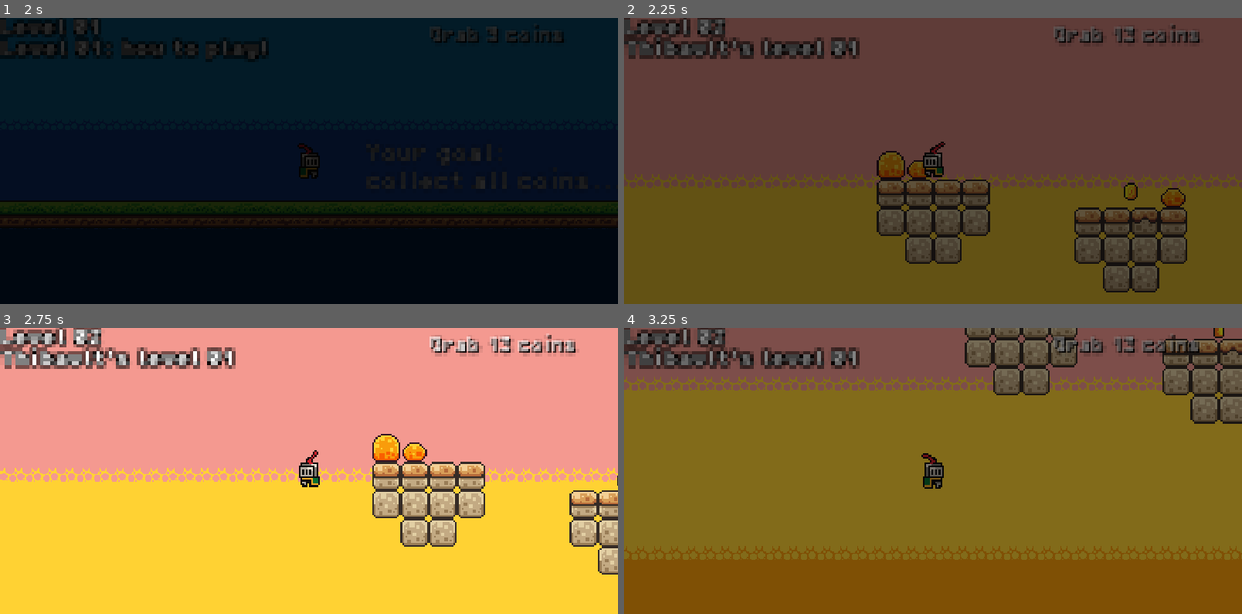
Above: before the commit, frames 1-4 (two rows, left to right).
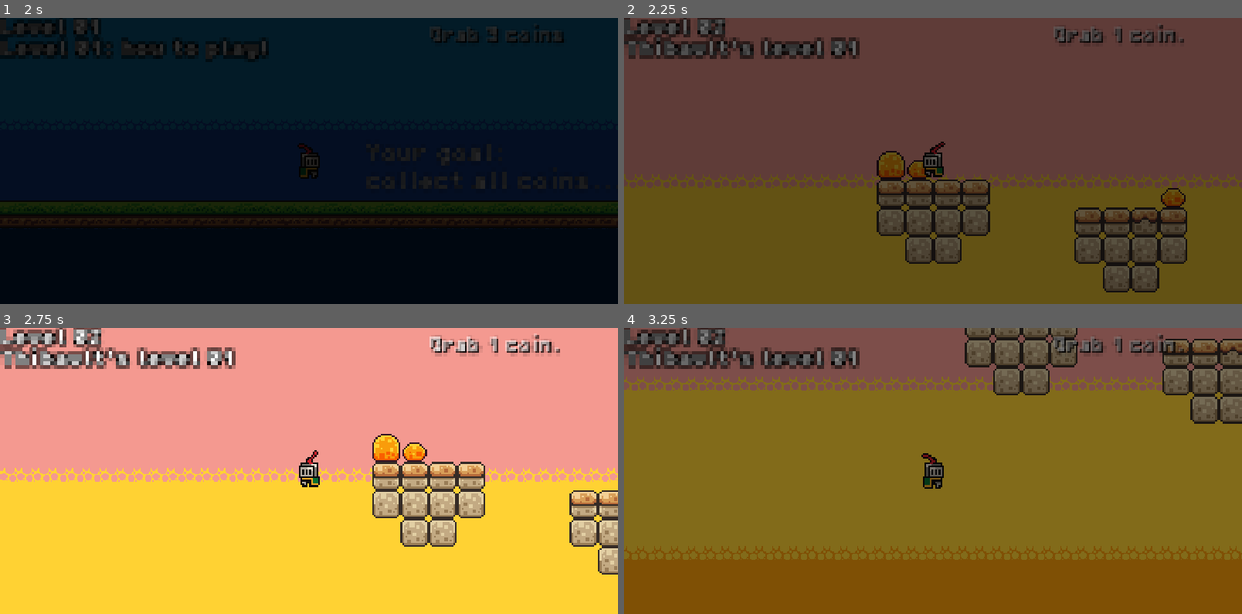
Above: after the commit, the same moments.

Repository: olivierpons/godot-prout-2d
Game: Godot game, scene res://scene/levels/level_01.tscn
Same seed, same stepped clock (60 frames per second), same inputs: the game is played once before the commit and once after it.
Inputs:
- Up to frame 1 (2 s): hold Delete (jump) 0.53-1.28 s; hold D (move_right) from 0.53 s (still down); tap X (next_level) at 1.35 s; tap Delete (jump) at 1.52, 1.55, 1.82 s
- Up to frame 2 (2.25 s): release D (move_right) at 2.03 s; hold A (move_left) from 2.03 s (still down); hold Delete (jump) from 2.03 s (still down)
- Up to frame 3 (2.75 s): keep holding A (move_left); keep holding Delete (jump)
- Up to frame 4 (3.25 s): release A (move_left) at 2.78 s; release Delete (jump) at 2.78 s; hold D (move_right) from 2.78 s (still down); tap X (next_level) at 2.85 s; tap Delete (jump) at 3.02, 3.05 s

Frame 1 is identical in both runs. In frame 2, 0.4% of the frame differs, in the area x 80-94%, y 2-64%; in frame 3, 0.5%, in the area x 80-100%, y 1-56%; in frame 4, 0.4%.

Commit message:
Remake everything work.

Diff:
--- a/project.godot
+++ b/project.godot
@@ -77,4 +77,5 @@
 [rendering]
 
 textures/canvas_textures/default_texture_filter=0
+renderer/rendering_method="mobile"
 textures/vram_compression/import_etc2_astc=true
--- a/scene/exit_door.tscn
+++ b/scene/exit_door.tscn
@@ -2,7 +2,7 @@
 
 [ext_resource type="Script" path="res://scripts/exit_door.gd" id="1_ebc77"]
 [ext_resource type="Texture2D" uid="uid://dqxs6pnmklux0" path="res://assets/sprites/world_tileset.png" id="1_jh7ym"]
-[ext_resource type="AudioStream" uid="uid://cfew7bnu6f6jy" path="res://assets/sounds/Spell General Generic Big Reverse -001.wav" id="3_amka7"]
+[ext_resource type="AudioStream" uid="uid://uxgjri0sfghn" path="res://assets/sounds/door-open - comfused.mp3" id="3_58h38"]
 
 [sub_resource type="ParticleProcessMaterial" id="ParticleProcessMaterial_v7b3h"]
 particle_flag_disable_z = true
@@ -116,7 +116,7 @@
 offset = Vector2(0, -16)
 
 [node name="AudioStreamPlayer2D" type="AudioStreamPlayer2D" parent="."]
-stream = ExtResource("3_amka7")
+stream = ExtResource("3_58h38")
 
 [node name="AnimationPlayer" type="AnimationPlayer" parent="."]
 libraries = {
--- a/scene/game_manager.tscn
+++ b/scene/game_manager.tscn
@@ -9,7 +9,7 @@
 
 [node name="TimerOpenDoor" type="Timer" parent="."]
 unique_name_in_owner = true
-wait_time = 0.5
+wait_time = 0.01
 one_shot = true
 
 [connection signal="timeout" from="TimerOpenDoor" to="." method="_on_timer_open_door_timeout"]
--- a/scene/levels/level_02.tscn
+++ b/scene/levels/level_02.tscn
@@ -1,11 +1,10 @@
-[gd_scene load_steps=15 format=3 uid="uid://be4bsvsdngcrg"]
+[gd_scene load_steps=14 format=3 uid="uid://be4bsvsdngcrg"]
 
-[ext_resource type="Script" path="res://scripts/game_manager.gd" id="1_6wlji"]
+[ext_resource type="PackedScene" uid="uid://dbqa0fqutqm5" path="res://scene/game_manager.tscn" id="1_y57b0"]
 [ext_resource type="TileSet" uid="uid://dr6s6qitbkdru" path="res://scene/tileset_game.tres" id="2_3xocm"]
 [ext_resource type="PackedScene" uid="uid://cspicwn3k6q4e" path="res://scene/player.tscn" id="3_oe2p5"]
 [ext_resource type="FontFile" uid="uid://dgfh8ygbmywbn" path="res://assets/fonts/PixelOperator8.ttf" id="4_kg50v"]
 [ext_resource type="PackedScene" uid="uid://cpjysr1oeb3yc" path="res://scene/mobile_actions.tscn" id="5_6x2q5"]
-[ext_resource type="AudioStream" uid="uid://5jcpj5fneyv6" path="res://assets/music/Calm_Collection_V2_3min_5s_Loop.mp3" id="5_ndnjy"]
 [ext_resource type="PackedScene" uid="uid://dj1pcbx3uhi5j" path="res://scene/mobile_joystick.tscn" id="6_osa01"]
 [ext_resource type="FontFile" uid="uid://bs6mhkgo5fbma" path="res://assets/fonts/PixelOperator8-Bold.ttf" id="7_anomp"]
 [ext_resource type="PackedScene" uid="uid://dojjd3ps2ndk" path="res://scene/fade_in_out.tscn" id="8_gr4cb"]
@@ -19,9 +18,8 @@
 
 [node name="Game" type="Node2D"]
 
-[node name="GameManager" type="Node" parent="."]
-script = ExtResource("1_6wlji")
-audio_stream = ExtResource("5_ndnjy")
+[node name="GameManager" parent="." instance=ExtResource("1_y57b0")]
+debug = true
 
 [node name="CanvasLayer" type="CanvasLayer" parent="."]
 layer = -1
--- a/scene/levels/level_03.tscn
+++ b/scene/levels/level_03.tscn
@@ -1,8 +1,7 @@
-[gd_scene load_steps=19 format=3 uid="uid://cwsdymarimgk4"]
-
-[ext_resource type="Script" path="res://scripts/game_manager.gd" id="1_ogeul"]
+[gd_scene load_steps=18 format=3 uid="uid://cwsdymarimgk4"]
+
+[ext_resource type="PackedScene" uid="uid://dbqa0fqutqm5" path="res://scene/game_manager.tscn" id="1_3miwo"]
 [ext_resource type="TileSet" uid="uid://dr6s6qitbkdru" path="res://scene/tileset_game.tres" id="2_1pj8n"]
-[ext_resource type="AudioStream" uid="uid://b4fthg1s23vkm" path="res://assets/music/Calm_Collection_V3_3min_4s_Loop.mp3" id="2_w5bgo"]
 [ext_resource type="PackedScene" uid="uid://cspicwn3k6q4e" path="res://scene/player.tscn" id="3_kh7id"]
 [ext_resource type="Texture2D" uid="uid://dqxs6pnmklux0" path="res://assets/sprites/world_tileset.png" id="3_mfuah"]
 [ext_resource type="FontFile" uid="uid://dgfh8ygbmywbn" path="res://assets/fonts/PixelOperator8.ttf" id="4_gyne6"]
@@ -206,9 +205,7 @@
 
 [node name="Game" type="Node2D"]
 
-[node name="GameManager" type="Node" parent="."]
-script = ExtResource("1_ogeul")
-audio_stream = ExtResource("2_w5bgo")
+[node name="GameManager" parent="." instance=ExtResource("1_3miwo")]
 
 [node name="CanvasLayer 0_5" type="CanvasLayer" parent="."]
 layer = -1
--- a/scene/levels/level_04.tscn
+++ b/scene/levels/level_04.tscn
@@ -1,8 +1,7 @@
-[gd_scene load_steps=22 format=3 uid="uid://cdvid2atvfnnr"]
-
-[ext_resource type="Script" path="res://scripts/game_manager.gd" id="1_bao2g"]
+[gd_scene load_steps=21 format=3 uid="uid://cdvid2atvfnnr"]
+
+[ext_resource type="PackedScene" uid="uid://dbqa0fqutqm5" path="res://scene/game_manager.tscn" id="1_hr5o3"]
 [ext_resource type="TileSet" uid="uid://dr6s6qitbkdru" path="res://scene/tileset_game.tres" id="2_4ogxo"]
-[ext_resource type="AudioStream" uid="uid://bjj675p5ucxe5" path="res://assets/music/Calm_Collection_V4_3min_5s_Loop.mp3" id="2_rhty4"]
 [ext_resource type="PackedScene" uid="uid://cspicwn3k6q4e" path="res://scene/player.tscn" id="3_nt85t"]
 [ext_resource type="FontFile" uid="uid://dgfh8ygbmywbn" path="res://assets/fonts/PixelOperator8.ttf" id="4_53rnd"]
 [ext_resource type="PackedScene" uid="uid://cpjysr1oeb3yc" path="res://scene/mobile_actions.tscn" id="5_nympk"]
@@ -96,9 +95,7 @@
 
 [node name="Game" type="Node2D"]
 
-[node name="GameManager" type="Node" parent="."]
-script = ExtResource("1_bao2g")
-audio_stream = ExtResource("2_rhty4")
+[node name="GameManager" parent="." instance=ExtResource("1_hr5o3")]
 
 [node name="CanvasLayer" type="CanvasLayer" parent="."]
 layer = -1
--- a/scene/levels/level_05.tscn
+++ b/scene/levels/level_05.tscn
@@ -1,8 +1,7 @@
-[gd_scene load_steps=22 format=3 uid="uid://bpmtayehk5j2h"]
-
-[ext_resource type="Script" path="res://scripts/game_manager.gd" id="1_2tc5d"]
+[gd_scene load_steps=21 format=3 uid="uid://bpmtayehk5j2h"]
+
+[ext_resource type="PackedScene" uid="uid://dbqa0fqutqm5" path="res://scene/game_manager.tscn" id="1_ja2fo"]
 [ext_resource type="TileSet" uid="uid://dr6s6qitbkdru" path="res://scene/tileset_game.tres" id="2_8ofe7"]
-[ext_resource type="AudioStream" uid="uid://cb2rns1il1m52" path="res://assets/music/Dark Fantasy Studio- The village near the lake.mp3" id="2_fsxi8"]
 [ext_resource type="PackedScene" uid="uid://cspicwn3k6q4e" path="res://scene/player.tscn" id="3_exoec"]
 [ext_resource type="FontFile" uid="uid://dgfh8ygbmywbn" path="res://assets/fonts/PixelOperator8.ttf" id="4_uwvoh"]
 [ext_resource type="PackedScene" uid="uid://cpjysr1oeb3yc" path="res://scene/mobile_actions.tscn" id="5_pekb8"]
@@ -96,9 +95,7 @@
 
 [node name="Game" type="Node2D"]
 
-[node name="GameManager" type="Node" parent="."]
-script = ExtResource("1_2tc5d")
-audio_stream = ExtResource("2_fsxi8")
+[node name="GameManager" parent="." instance=ExtResource("1_ja2fo")]
 
 [node name="CanvasLayer" type="CanvasLayer" parent="."]
 layer = -1
--- a/scene/levels/level_06.tscn
+++ b/scene/levels/level_06.tscn
@@ -1,8 +1,7 @@
-[gd_scene load_steps=25 format=3 uid="uid://d2tlu4kl4mufv"]
-
-[ext_resource type="Script" path="res://scripts/game_manager.gd" id="1_pj2cg"]
+[gd_scene load_steps=24 format=3 uid="uid://d2tlu4kl4mufv"]
+
+[ext_resource type="PackedScene" uid="uid://dbqa0fqutqm5" path="res://scene/game_manager.tscn" id="1_bsyfr"]
 [ext_resource type="TileSet" uid="uid://dr6s6qitbkdru" path="res://scene/tileset_game.tres" id="2_dd46c"]
-[ext_resource type="AudioStream" uid="uid://in0q2grbjiny" path="res://assets/music/EasyListening - Breeze Loop.mp3" id="2_nkdp0"]
 [ext_resource type="PackedScene" uid="uid://cspicwn3k6q4e" path="res://scene/player.tscn" id="3_ulsyu"]
 [ext_resource type="FontFile" uid="uid://dgfh8ygbmywbn" path="res://assets/fonts/PixelOperator8.ttf" id="4_ort3o"]
 [ext_resource type="PackedScene" uid="uid://cpjysr1oeb3yc" path="res://scene/mobile_actions.tscn" id="5_jhylo"]
@@ -99,9 +98,7 @@
 
 [node name="Game" type="Node2D"]
 
-[node name="GameManager" type="Node" parent="."]
-script = ExtResource("1_pj2cg")
-audio_stream = ExtResource("2_nkdp0")
+[node name="GameManager" parent="." instance=ExtResource("1_bsyfr")]
 
 [node name="CanvasLayer" type="CanvasLayer" parent="."]
 layer = -1
--- a/scene/levels/level_07.tscn
+++ b/scene/levels/level_07.tscn
@@ -1,8 +1,7 @@
-[gd_scene load_steps=16 format=3 uid="uid://buy8x3y4cvoqt"]
+[gd_scene load_steps=15 format=3 uid="uid://buy8x3y4cvoqt"]
 
-[ext_resource type="Script" path="res://scripts/game_manager.gd" id="1_pj2cg"]
+[ext_resource type="PackedScene" uid="uid://dbqa0fqutqm5" path="res://scene/game_manager.tscn" id="1_ncffl"]
 [ext_resource type="TileSet" uid="uid://dr6s6qitbkdru" path="res://scene/tileset_game.tres" id="2_dd46c"]
-[ext_resource type="AudioStream" uid="uid://lud1joo11kea" path="res://assets/music/Fluttering_Breeze_Full_Track_with_Guitar_1min_20.mp3" id="2_rewgc"]
 [ext_resource type="PackedScene" uid="uid://cspicwn3k6q4e" path="res://scene/player.tscn" id="3_ulsyu"]
 [ext_resource type="FontFile" uid="uid://dgfh8ygbmywbn" path="res://assets/fonts/PixelOperator8.ttf" id="4_ort3o"]
 [ext_resource type="PackedScene" uid="uid://cpjysr1oeb3yc" path="res://scene/mobile_actions.tscn" id="5_jhylo"]
@@ -20,9 +19,7 @@
 
 [node name="Game" type="Node2D"]
 
-[node name="GameManager" type="Node" parent="."]
-script = ExtResource("1_pj2cg")
-audio_stream = ExtResource("2_rewgc")
+[node name="GameManager" parent="." instance=ExtResource("1_ncffl")]
 
 [node name="CanvasLayer" type="CanvasLayer" parent="."]
 layer = -1
--- a/scene/player.tscn
+++ b/scene/player.tscn
@@ -8,7 +8,16 @@
 [ext_resource type="AudioStream" uid="uid://b4oga02on8exd" path="res://assets/sounds/player/hurt/alex/Hero_Alex_Battle_Cry_4.mp3" id="5_4kdqm"]
 [ext_resource type="AudioStream" uid="uid://bkrxf6kt03yxm" path="res://assets/sounds/player/hurt/alex/Hero_Alex_Battle_Cry_5.mp3" id="6_ouaan"]
 [ext_resource type="AudioStream" uid="uid://dspw25r27cb2c" path="res://assets/sounds/player/hurt/alex/Hero_Alex_Battle_Cry_6.mp3" id="7_xrgaw"]
-[ext_resource type="AudioStream" uid="uid://ck4y22ij3r3hk" path="res://assets/sounds/Spell General Generic Wand Sparks Spark-003.mp3" id="8_12clv"]
+[ext_resource type="AudioStream" uid="uid://cmqei5jb0r2je" path="res://assets/sounds/player/jump/alex/Hero_Alex_Jumping_01.mp3" id="8_rfgmp"]
+[ext_resource type="AudioStream" uid="uid://dqoy3kk2smxsv" path="res://assets/sounds/player/jump/alex/Hero_Alex_Jumping_02.mp3" id="9_w57ei"]
+[ext_resource type="AudioStream" uid="uid://b51bflra10mf3" path="res://assets/sounds/player/jump/alex/Hero_Alex_Jumping_03.mp3" id="10_qi2n7"]
+[ext_resource type="AudioStream" uid="uid://bp6ro6wser8y5" path="res://assets/sounds/player/jump/alex/Hero_Alex_Jumping_04.mp3" id="11_gmdbo"]
+[ext_resource type="AudioStream" uid="uid://dgso2uofo32ja" path="res://assets/sounds/player/jump/alex/Hero_Alex_Jumping_05.mp3" id="12_varmb"]
+[ext_resource type="AudioStream" uid="uid://ckijr4bp1uq8b" path="res://assets/sounds/player/jump/alex/Hero_Alex_Jumping_06.mp3" id="13_xb5kx"]
+[ext_resource type="AudioStream" uid="uid://b57qbod37i5bi" path="res://assets/sounds/player/jump/alex/Hero_Alex_Jumping_07.mp3" id="14_ofglu"]
+[ext_resource type="AudioStream" uid="uid://dt1wlhawpjmuc" path="res://assets/sounds/player/jump/alex/Hero_Alex_Jumping_08.mp3" id="15_a672j"]
+[ext_resource type="AudioStream" uid="uid://cwwxnopol22io" path="res://assets/sounds/player/jump/alex/Hero_Alex_Jumping_09.mp3" id="16_q3foy"]
+[ext_resource type="AudioStream" uid="uid://crxg1i7cnw6ev" path="res://assets/sounds/player/jump/alex/Hero_Alex_Jumping_10.mp3" id="17_nkak4"]
 
 [sub_resource type="AtlasTexture" id="AtlasTexture_la4yh"]
 atlas = ExtResource("1_fu0lj")
@@ -342,7 +351,7 @@
 input_pickable = true
 script = ExtResource("1_0cted")
 sounds_you_died = Array[AudioStreamMP3]([ExtResource("2_6konh"), ExtResource("3_fifyx"), ExtResource("4_fgn6w"), ExtResource("5_4kdqm"), ExtResource("6_ouaan"), ExtResource("7_xrgaw")])
-sounds_jump = Array[AudioStreamMP3]([ExtResource("8_12clv")])
+sounds_jump = Array[AudioStreamMP3]([ExtResource("8_rfgmp"), ExtResource("9_w57ei"), ExtResource("10_qi2n7"), ExtResource("11_gmdbo"), ExtResource("12_varmb"), ExtResource("13_xb5kx"), ExtResource("14_ofglu"), ExtResource("15_a672j"), ExtResource("16_q3foy"), ExtResource("17_nkak4")])
 
 [node name="AnimatedSprite2D" type="AnimatedSprite2D" parent="."]
 position = Vector2(0, -12)
--- a/scripts/exit_door.gd
+++ b/scripts/exit_door.gd
@@ -15,6 +15,6 @@
 		if animated_sprite_2d.animation == "open":
 			global.go_to_level(next_level, body, self)
 
-func _physics_process(delta):
+func _physics_process(_delta):
 	if Input.is_action_just_pressed("next_level"):
 		global.go_to_level(next_level, null, self)
--- a/scripts/game_manager.gd
+++ b/scripts/game_manager.gd
@@ -2,7 +2,7 @@
 
 @export var debug: bool = false
 @export var audio_stream: AudioStream = null
-@onready var timer_open_door = %TimerOpenDoor
+@onready var timer_open_door = $TimerOpenDoor
 
 var _label_score: Label = null
 var to_collect = 0
Not shown: 1 places in scene/game_manager.tscn that only renumber resources
Not shown: 1 places in scene/levels/level_01.tscn that only renumber resources
Not shown: 1 places in scene/monsters/clock.tscn that only renumber resources
Not shown: 1 places in scene/monsters/death_slime.tscn that only renumber resources
Not shown: 1 places in scene/monsters/mushroom.tscn that only renumber resources
Not shown: 1 places in scene/monsters/pig.tscn that only renumber resources
Not shown: 1 places in scene/monsters/skeletton.tscn that only renumber resources
Not shown: 1 places in scene/monsters/worm.tscn that only renumber resources
Not shown: 1 places in scene/player.tscn that only renumber resources
Not shown: 1 places in scene/tileset_game.tres that only renumber resources
Not shown, added: assets/sounds/door-open - comfused.mp3
Not shown, changed: export/index.pck
